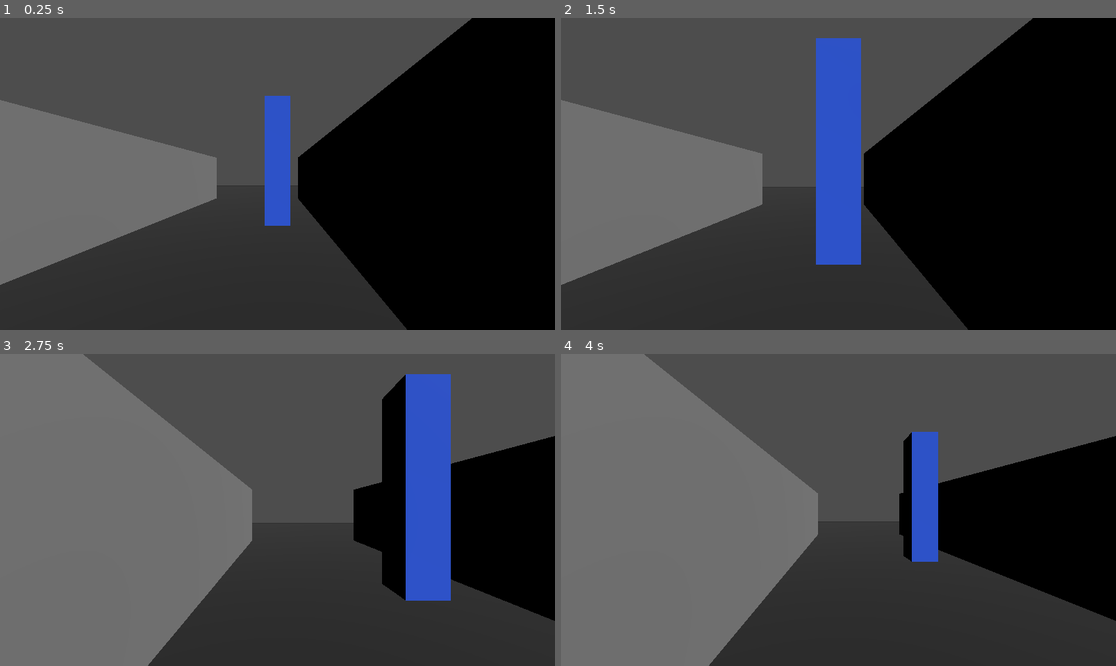
Above: before the commit, frames 1-4 (two rows, left to right).
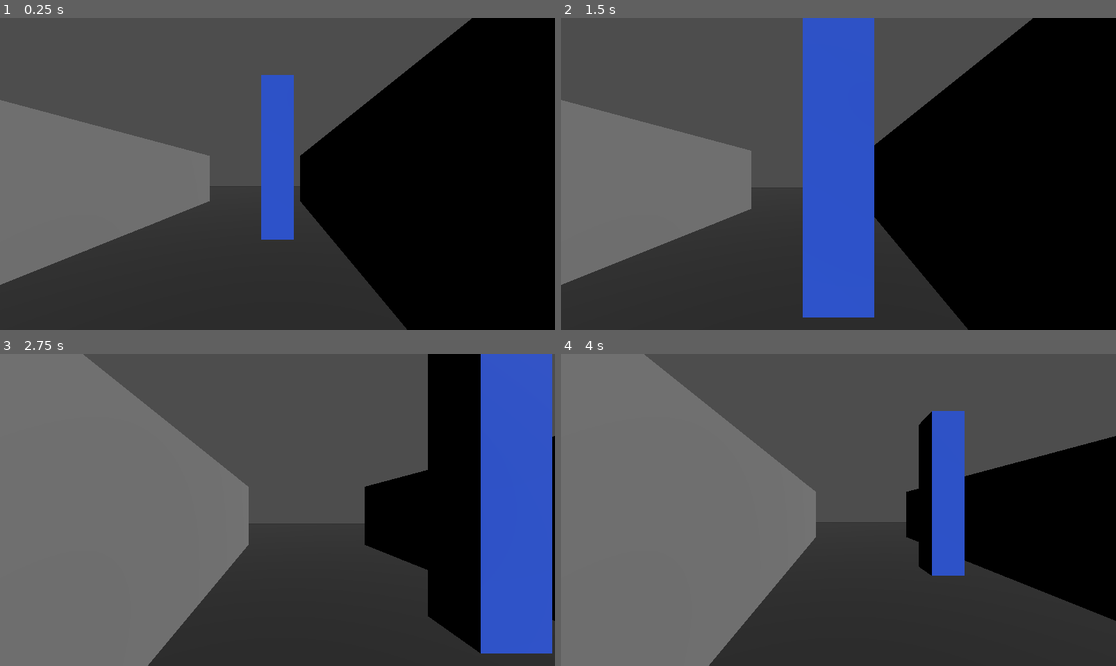
Above: after the commit, the same moments.

Repository: adamico/blobber-godot
Game: Godot game, scene res://scenes/world/manual_test_world.tscn
The game is run twice, just before and just after one commit, with the same random seed, the same clock (stepped at 60 frames per second) and the same inputs. The project has no main scene, so this scene is started directly.
Inputs (mouse positions are in pixels of both pictures, inside the frame that each line leads up to):
- Up to frame 1 (0.25 s): no input
- Up to frame 2 (1.5 s): tap Enter at 0.5 s; move the mouse to (810, 236) at 0.52 s; hold W (move_forward) 0.53-1.25 s; hold Shift 0.53-1.25 s; click (810, 236) at 0.67 s; tap Space at 1.25 s; drag from (1005, 220) to (810, 236) at 1.27 s
- Up to frame 3 (2.75 s): tap Enter at 2 s; move the mouse to (111, 463) at 2.02 s; hold A (move_left) from 2.03 s (still down); tap Ctrl at 2.1 s
- Up to frame 4 (4 s): release A (move_left) at 2.75 s; tap Space at 2.75 s; drag from (866, 510) to (672, 463) at 2.77 s; tap Enter at 3.5 s; move the mouse to (755, 432) at 3.52 s; hold S (move_back) from 3.53 s (still down); tap Alt at 3.6 s

The runs differ from the first frame. In frame 1, 1.4% of the frame differs, in the area x 12-55%, y 18-75%; in frame 2, 6.8%; in frame 3, 24%, in the area x 30-100%, y 0-96%; in frame 4, 5.0%.

Commit message:
feat(tests): add comprehensive tests for movement commands and camera behavior after blocked moves

Diff:
--- a/scenes/player/player.gd
+++ b/scenes/player/player.gd
@@ -152,7 +152,7 @@
 func _sync_camera_height() -> void:
     if _camera == null:
         return
-    _camera.position.y = eye_height
+    _camera.position = Vector3(0.0, eye_height, 0.0)
 
 
 func _resolve_target_yaw(start_yaw: float, base_target_yaw: float) -> float:
--- /dev/null
+++ b/tests/test_facing_transitions.gd
@@ -0,0 +1,141 @@
+extends GutTest
+
+# ---------------------------------------------------------------------------
+# Exhaustive facing transition matrix: 4 starting facings × 4 target facings
+# = 16 combinations. Uses MovementController in snap mode.
+# Each 2-step transition also asserts the intermediate facing, not just the
+# final one. Cell position must never change during any turn sequence.
+# ---------------------------------------------------------------------------
+
+
+func _make_controller(start_facing: GridDefinitions.Facing) -> MovementController:
+	var cfg := MovementConfig.new()
+	cfg.smooth_mode = false
+	var mc: MovementController = add_child_autofree(MovementController.new())
+	mc.movement_config = cfg
+	mc.grid_state = GridState.new(Vector2i.ZERO, start_facing)
+	return mc
+
+
+# ---------------------------------------------------------------------------
+# From NORTH
+# ---------------------------------------------------------------------------
+
+func test_transitions_from_north() -> void:
+	# N→N: identity — no turns needed
+	var mc := _make_controller(GridDefinitions.Facing.NORTH)
+	assert_eq(mc.grid_state.facing, GridDefinitions.Facing.NORTH, "N→N identity")
+	assert_eq(mc.grid_state.cell, Vector2i.ZERO)
+
+	# N→E: 1 right
+	mc = _make_controller(GridDefinitions.Facing.NORTH)
+	assert_true(mc.execute_command(PlayerCommand.Type.TURN_RIGHT))
+	assert_eq(mc.grid_state.facing, GridDefinitions.Facing.EAST, "N→E after TURN_RIGHT")
+	assert_eq(mc.grid_state.cell, Vector2i.ZERO)
+
+	# N→S: 2 rights — check EAST intermediate after first turn
+	mc = _make_controller(GridDefinitions.Facing.NORTH)
+	assert_true(mc.execute_command(PlayerCommand.Type.TURN_RIGHT))
+	assert_eq(mc.grid_state.facing, GridDefinitions.Facing.EAST, "N→S: intermediate must be EAST after 1st turn")
+	assert_true(mc.execute_command(PlayerCommand.Type.TURN_RIGHT))
+	assert_eq(mc.grid_state.facing, GridDefinitions.Facing.SOUTH, "N→S after 2× TURN_RIGHT")
+	assert_eq(mc.grid_state.cell, Vector2i.ZERO)
+
+	# N→W: 1 left
+	mc = _make_controller(GridDefinitions.Facing.NORTH)
+	assert_true(mc.execute_command(PlayerCommand.Type.TURN_LEFT))
+	assert_eq(mc.grid_state.facing, GridDefinitions.Facing.WEST, "N→W after TURN_LEFT")
+	assert_eq(mc.grid_state.cell, Vector2i.ZERO)
+
+
+# ---------------------------------------------------------------------------
+# From EAST
+# ---------------------------------------------------------------------------
+
+func test_transitions_from_east() -> void:
+	# E→E: identity
+	var mc := _make_controller(GridDefinitions.Facing.EAST)
+	assert_eq(mc.grid_state.facing, GridDefinitions.Facing.EAST, "E→E identity")
+	assert_eq(mc.grid_state.cell, Vector2i.ZERO)
+
+	# E→S: 1 right
+	mc = _make_controller(GridDefinitions.Facing.EAST)
+	assert_true(mc.execute_command(PlayerCommand.Type.TURN_RIGHT))
+	assert_eq(mc.grid_state.facing, GridDefinitions.Facing.SOUTH, "E→S after TURN_RIGHT")
+	assert_eq(mc.grid_state.cell, Vector2i.ZERO)
+
+	# E→W: 2 rights — check SOUTH intermediate after first turn
+	mc = _make_controller(GridDefinitions.Facing.EAST)
+	assert_true(mc.execute_command(PlayerCommand.Type.TURN_RIGHT))
+	assert_eq(mc.grid_state.facing, GridDefinitions.Facing.SOUTH, "E→W: intermediate must be SOUTH after 1st turn")
+	assert_true(mc.execute_command(PlayerCommand.Type.TURN_RIGHT))
+	assert_eq(mc.grid_state.facing, GridDefinitions.Facing.WEST, "E→W after 2× TURN_RIGHT")
+	assert_eq(mc.grid_state.cell, Vector2i.ZERO)
+
+	# E→N: 1 left
+	mc = _make_controller(GridDefinitions.Facing.EAST)
+	assert_true(mc.execute_command(PlayerCommand.Type.TURN_LEFT))
+	assert_eq(mc.grid_state.facing, GridDefinitions.Facing.NORTH, "E→N after TURN_LEFT")
+	assert_eq(mc.grid_state.cell, Vector2i.ZERO)
+
+
+# ---------------------------------------------------------------------------
+# From SOUTH
+# ---------------------------------------------------------------------------
+
+func test_transitions_from_south() -> void:
+	# S→S: identity
+	var mc := _make_controller(GridDefinitions.Facing.SOUTH)
+	assert_eq(mc.grid_state.facing, GridDefinitions.Facing.SOUTH, "S→S identity")
+	assert_eq(mc.grid_state.cell, Vector2i.ZERO)
+
+	# S→W: 1 right
+	mc = _make_controller(GridDefinitions.Facing.SOUTH)
+	assert_true(mc.execute_command(PlayerCommand.Type.TURN_RIGHT))
+	assert_eq(mc.grid_state.facing, GridDefinitions.Facing.WEST, "S→W after TURN_RIGHT")
+	assert_eq(mc.grid_state.cell, Vector2i.ZERO)
+
+	# S→N: 2 rights — check WEST intermediate after first turn
+	mc = _make_controller(GridDefinitions.Facing.SOUTH)
+	assert_true(mc.execute_command(PlayerCommand.Type.TURN_RIGHT))
+	assert_eq(mc.grid_state.facing, GridDefinitions.Facing.WEST, "S→N: intermediate must be WEST after 1st turn")
+	assert_true(mc.execute_command(PlayerCommand.Type.TURN_RIGHT))
+	assert_eq(mc.grid_state.facing, GridDefinitions.Facing.NORTH, "S→N after 2× TURN_RIGHT")
+	assert_eq(mc.grid_state.cell, Vector2i.ZERO)
+
+	# S→E: 1 left
+	mc = _make_controller(GridDefinitions.Facing.SOUTH)
+	assert_true(mc.execute_command(PlayerCommand.Type.TURN_LEFT))
+	assert_eq(mc.grid_state.facing, GridDefinitions.Facing.EAST, "S→E after TURN_LEFT")
+	assert_eq(mc.grid_state.cell, Vector2i.ZERO)
+
+
+# ---------------------------------------------------------------------------
+# From WEST
+# ---------------------------------------------------------------------------
+
+func test_transitions_from_west() -> void:
+	# W→W: identity
+	var mc := _make_controller(GridDefinitions.Facing.WEST)
+	assert_eq(mc.grid_state.facing, GridDefinitions.Facing.WEST, "W→W identity")
+	assert_eq(mc.grid_state.cell, Vector2i.ZERO)
+
+	# W→N: 1 right
+	mc = _make_controller(GridDefinitions.Facing.WEST)
+	assert_true(mc.execute_command(PlayerCommand.Type.TURN_RIGHT))
+	assert_eq(mc.grid_state.facing, GridDefinitions.Facing.NORTH, "W→N after TURN_RIGHT")
+	assert_eq(mc.grid_state.cell, Vector2i.ZERO)
+
+	# W→E: 2 rights — check NORTH intermediate after first turn
+	mc = _make_controller(GridDefinitions.Facing.WEST)
+	assert_true(mc.execute_command(PlayerCommand.Type.TURN_RIGHT))
+	assert_eq(mc.grid_state.facing, GridDefinitions.Facing.NORTH, "W→E: intermediate must be NORTH after 1st turn")
+	assert_true(mc.execute_command(PlayerCommand.Type.TURN_RIGHT))
+	assert_eq(mc.grid_state.facing, GridDefinitions.Facing.EAST, "W→E after 2× TURN_RIGHT")
+	assert_eq(mc.grid_state.cell, Vector2i.ZERO)
+
+	# W→S: 1 left
+	mc = _make_controller(GridDefinitions.Facing.WEST)
+	assert_true(mc.execute_command(PlayerCommand.Type.TURN_LEFT))
+	assert_eq(mc.grid_state.facing, GridDefinitions.Facing.SOUTH, "W→S after TURN_LEFT")
+	assert_eq(mc.grid_state.cell, Vector2i.ZERO)
--- /dev/null
+++ b/tests/test_passability_scenarios.gd
@@ -0,0 +1,132 @@
+extends GutTest
+
+# ---------------------------------------------------------------------------
+# Passability edge-case scenarios:
+# multi-cell obstacle layouts and all 16 facing × move combos.
+# ---------------------------------------------------------------------------
+
+
+func _make_controller(
+		start_cell: Vector2i = Vector2i.ZERO,
+		start_facing: GridDefinitions.Facing = GridDefinitions.Facing.NORTH) -> MovementController:
+	var cfg := MovementConfig.new()
+	cfg.smooth_mode = false
+	var mc: MovementController = add_child_autofree(MovementController.new())
+	mc.movement_config = cfg
+	mc.grid_state = GridState.new(start_cell, start_facing)
+	return mc
+
+
+func test_all_translational_commands_blocked_when_surrounded() -> void:
+	var mc := _make_controller()
+	var om := GridOccupancyMap.new()
+	om.set_blocked(Vector2i( 0, -1), true)   # NORTH neighbor
+	om.set_blocked(Vector2i( 1,  0), true)   # EAST neighbor
+	om.set_blocked(Vector2i( 0,  1), true)   # SOUTH neighbor
+	om.set_blocked(Vector2i(-1,  0), true)   # WEST neighbor
+	mc.passability_fn = om.is_passable
+
+	assert_false(mc.execute_command(PlayerCommand.Type.STEP_FORWARD),  "STEP_FORWARD blocked when surrounded")
+	assert_false(mc.execute_command(PlayerCommand.Type.STEP_BACK),     "STEP_BACK blocked when surrounded")
+	assert_false(mc.execute_command(PlayerCommand.Type.MOVE_LEFT),     "MOVE_LEFT blocked when surrounded")
+	assert_false(mc.execute_command(PlayerCommand.Type.MOVE_RIGHT),    "MOVE_RIGHT blocked when surrounded")
+	assert_eq(mc.grid_state.cell, Vector2i.ZERO, "cell unchanged when fully surrounded")
+	assert_eq(mc.grid_state.facing, GridDefinitions.Facing.NORTH, "facing unchanged when fully surrounded")
+	assert_false(mc.is_busy, "controller must not be busy after blocked commands")
+
+
+func test_turns_unaffected_when_grid_fully_blocked() -> void:
+	var mc := _make_controller()
+	mc.passability_fn = func(_cell: Vector2i) -> bool: return false
+
+	assert_true(mc.execute_command(PlayerCommand.Type.TURN_LEFT),  "TURN_LEFT succeeds despite full blockade")
+	assert_eq(mc.grid_state.facing, GridDefinitions.Facing.WEST)
+	assert_true(mc.execute_command(PlayerCommand.Type.TURN_RIGHT), "TURN_RIGHT succeeds despite full blockade")
+	assert_eq(mc.grid_state.facing, GridDefinitions.Facing.NORTH)
+	assert_eq(mc.grid_state.cell, Vector2i.ZERO, "turns must not translate position")
+
+
+func test_corridor_traversal_forward_and_back() -> void:
+	# Open corridor: (0,0) → (0,-1) → (0,-2) heading NORTH; walls at (0,-3) and (0,+1).
+	var mc := _make_controller()
+	var om := GridOccupancyMap.new()
+	om.set_blocked(Vector2i(0, -3), true)   # north wall of corridor
+	om.set_blocked(Vector2i(0,  1), true)   # south wall of corridor
+	mc.passability_fn = om.is_passable
+
+	assert_true(mc.execute_command(PlayerCommand.Type.STEP_FORWARD))
+	assert_eq(mc.grid_state.cell, Vector2i(0, -1))
+	assert_true(mc.execute_command(PlayerCommand.Type.STEP_FORWARD))
+	assert_eq(mc.grid_state.cell, Vector2i(0, -2))
+	assert_false(mc.execute_command(PlayerCommand.Type.STEP_FORWARD), "north wall blocks further advance")
+	assert_eq(mc.grid_state.cell, Vector2i(0, -2))
+
+	assert_true(mc.execute_command(PlayerCommand.Type.STEP_BACK))
+	assert_eq(mc.grid_state.cell, Vector2i(0, -1))
+	assert_true(mc.execute_command(PlayerCommand.Type.STEP_BACK))
+	assert_eq(mc.grid_state.cell, Vector2i.ZERO, "back to origin")
+	assert_false(mc.execute_command(PlayerCommand.Type.STEP_BACK), "south wall blocks further retreat")
+	assert_eq(mc.grid_state.cell, Vector2i.ZERO)
+
+
+func test_l_shaped_path_requires_turn_to_navigate() -> void:
+	# Path: (0,0) → north → (0,-1) → turn right → east → (1,-1).
+	# Dead end at (0,-2); east shortcut from origin blocked at (1,0).
+	var mc := _make_controller()
+	var om := GridOccupancyMap.new()
+	om.set_blocked(Vector2i(0, -2), true)   # forward dead end past first step
+	om.set_blocked(Vector2i(1,  0), true)   # east shortcut from origin
+	mc.passability_fn = om.is_passable
+
+	assert_false(mc.execute_command(PlayerCommand.Type.MOVE_RIGHT), "east shortcut from origin is blocked")
+	assert_eq(mc.grid_state.cell, Vector2i.ZERO)
+
+	assert_true(mc.execute_command(PlayerCommand.Type.STEP_FORWARD))
+	assert_eq(mc.grid_state.cell, Vector2i(0, -1))
+	assert_false(mc.execute_command(PlayerCommand.Type.STEP_FORWARD), "dead end ahead is blocked")
+	assert_eq(mc.grid_state.cell, Vector2i(0, -1))
+
+	assert_true(mc.execute_command(PlayerCommand.Type.TURN_RIGHT))
+	assert_eq(mc.grid_state.facing, GridDefinitions.Facing.EAST)
+	assert_true(mc.execute_command(PlayerCommand.Type.STEP_FORWARD))
+	assert_eq(mc.grid_state.cell, Vector2i(1, -1), "L-corner reached via required turn")
+
+
+func test_blocked_state_unchanged_for_all_facing_and_move_combos() -> void:
+	# 4 facings × 4 translational commands = 16 scenarios.
+	# In each, only the target cell is blocked; state must remain identical after the attempt.
+	var all_facings: Array = [
+		GridDefinitions.Facing.NORTH,
+		GridDefinitions.Facing.EAST,
+		GridDefinitions.Facing.SOUTH,
+		GridDefinitions.Facing.WEST,
+	]
+	var commands: Array = [
+		PlayerCommand.Type.STEP_FORWARD,
+		PlayerCommand.Type.STEP_BACK,
+		PlayerCommand.Type.MOVE_LEFT,
+		PlayerCommand.Type.MOVE_RIGHT,
+	]
+
+	for facing in all_facings:
+		for cmd in commands:
+			var mc := _make_controller(Vector2i.ZERO, facing)
+
+			var fwd_dir := GridDefinitions.facing_to_vec2i(facing)
+			var rgt_dir := GridDefinitions.facing_to_vec2i(GridDefinitions.rotate_right(facing))
+
+			var target: Vector2i
+			match cmd:
+				PlayerCommand.Type.STEP_FORWARD:  target = fwd_dir
+				PlayerCommand.Type.STEP_BACK:     target = -fwd_dir
+				PlayerCommand.Type.MOVE_LEFT:     target = -rgt_dir
+				PlayerCommand.Type.MOVE_RIGHT:    target = rgt_dir
+
+			var om := GridOccupancyMap.new()
+			om.set_blocked(target, true)
+			mc.passability_fn = om.is_passable
+
+			var label := "facing=%d cmd=%d" % [int(facing), int(cmd)]
+			assert_false(mc.execute_command(cmd),          "%s: must return false when target blocked" % label)
+			assert_eq(mc.grid_state.cell,   Vector2i.ZERO, "%s: cell must not change on blocked" % label)
+			assert_eq(mc.grid_state.facing, facing,        "%s: facing must not change on blocked move" % label)
--- /dev/null
+++ b/tests/test_player_day10_camera_blocked.gd
@@ -0,0 +1,141 @@
+extends GutTest
+
+# ---------------------------------------------------------------------------
+# Camera position and yaw correctness after blocked moves (bump feedback).
+# Guards against residual offset or yaw corruption after blocked-forward
+# animations and ensures the camera tracks correctly after a blocked-then-turn
+# sequence.
+# ---------------------------------------------------------------------------
+
+const PLAYER_SCENE := preload("res://scenes/player/player.tscn")
+
+# CARDINAL_YAWS indexed by GridDefinitions.Facing enum value (0=N,1=E,2=S,3=W).
+const CARDINAL_YAWS := [0.0, 270.0, 180.0, 90.0]
+
+
+func _spawn_player() -> Player:
+	var player: Player = PLAYER_SCENE.instantiate()
+	add_child_autofree(player)
+	player.movement_config.smooth_mode = false
+	player.movement_config.blocked_feedback_enabled = true
+	player.movement_config.blocked_bump_distance = 0.1
+	player.movement_config.blocked_bump_duration = 0.04   # short for reliable frame-based wait
+	return player
+
+
+func _wait_frames(n: int) -> void:
+	for _i in range(n):
+		await get_tree().process_frame
+
+
+func _normalized_degrees(value: float) -> float:
+	var n := fmod(value, 360.0)
+	if n < 0.0:
+		n += 360.0
+	if is_equal_approx(n, 360.0):
+		n = 0.0
+	return n
+
+
+func _is_cardinal_yaw(value: float) -> bool:
+	var n := _normalized_degrees(value)
+	for yaw in CARDINAL_YAWS:
+		if is_equal_approx(n, yaw):
+			return true
+	return false
+
+
+func _get_camera(player: Player) -> Camera3D:
+	var camera := player.get_node_or_null("Camera3D") as Camera3D
+	assert_not_null(camera, "Player must have a Camera3D child")
+	return camera
+
+
+# ---------------------------------------------------------------------------
+# Tests
+# ---------------------------------------------------------------------------
+
+func test_camera_position_canonical_after_blocked_forward() -> void:
+	var player := _spawn_player()
+	player.movement_controller.passability_fn = func(_cell: Vector2i) -> bool: return false
+
+	var canonical_pos := player.global_position
+	assert_false(player.execute_command(PlayerCommand.Type.STEP_FORWARD))
+
+	await _wait_frames(15)
+
+	assert_eq(player.global_position, canonical_pos,
+		"player must return to canonical position after forward bump animation")
+
+	var camera := _get_camera(player)
+	assert_eq(
+		camera.global_position,
+		player.global_position + Vector3(0.0, player.eye_height, 0.0),
+		"camera must sit at eye height over canonical position after bump"
+	)
+
+
+func test_camera_yaw_unchanged_after_blocked_forward() -> void:
+	var player := _spawn_player()
+	player.movement_controller.passability_fn = func(_cell: Vector2i) -> bool: return false
+
+	var camera := _get_camera(player)
+	var yaw_before := _normalized_degrees(camera.global_rotation_degrees.y)
+
+	assert_false(player.execute_command(PlayerCommand.Type.STEP_FORWARD))
+	await _wait_frames(15)
+
+	var yaw_after := _normalized_degrees(camera.global_rotation_degrees.y)
+	assert_true(_is_cardinal_yaw(yaw_after), "camera yaw must remain cardinal after blocked forward")
+	assert_true(is_equal_approx(yaw_after, yaw_before),
+		"camera yaw must not change on a blocked forward move")
+
+
+func test_camera_position_canonical_after_blocked_strafe() -> void:
+	# Strafe blocks have no bump animation — position must stay canonical immediately.
+	var player := _spawn_player()
+	player.movement_controller.passability_fn = func(_cell: Vector2i) -> bool: return false
+
+	var canonical_pos := player.global_position
+	assert_false(player.execute_command(PlayerCommand.Type.MOVE_LEFT))
+
+	await get_tree().process_frame   # allow signal handlers to complete
+
+	assert_eq(player.global_position, canonical_pos,
+		"player position must stay canonical immediately after blocked strafe")
+
+	var camera := _get_camera(player)
+	assert_eq(
+		camera.global_position,
+		player.global_position + Vector3(0.0, player.eye_height, 0.0),
+		"camera must stay at eye height after blocked strafe"
+	)
+
+
+func test_camera_follows_turn_after_prior_blocked_forward() -> void:
+	# Guards the regression where a blocked-forward + bump sequence could leave
+	# the camera in an inconsistent state for the subsequent turn animation.
+	var player := _spawn_player()
+	var om := GridOccupancyMap.new()
+	om.set_blocked(Vector2i(0, -1), true)   # block one step north of origin
+	player.movement_controller.passability_fn = om.is_passable
+
+	# Blocked forward triggers bump animation
+	assert_false(player.execute_command(PlayerCommand.Type.STEP_FORWARD))
+	await _wait_frames(15)   # wait for bump to complete
+
+	# Turn left: NORTH → WEST (must succeed and update camera yaw)
+	assert_true(player.execute_command(PlayerCommand.Type.TURN_LEFT))
+	assert_eq(player.grid_state.facing, GridDefinitions.Facing.WEST)
+
+	var camera := _get_camera(player)
+	var expected_yaw := CARDINAL_YAWS[int(GridDefinitions.Facing.WEST)]   # 90.0
+	assert_true(
+		is_equal_approx(_normalized_degrees(camera.global_rotation_degrees.y), expected_yaw),
+		"camera yaw must update to WEST after TURN_LEFT following a blocked forward"
+	)
+	assert_eq(
+		camera.global_position,
+		player.global_position + Vector3(0.0, player.eye_height, 0.0),
+		"camera position must remain canonical after blocked-then-turn sequence"
+	)
Not shown, added: tests/test_facing_transitions.gd.uid
Not shown, added: tests/test_passability_scenarios.gd.uid
Not shown, added: tests/test_player_day10_camera_blocked.gd.uid
